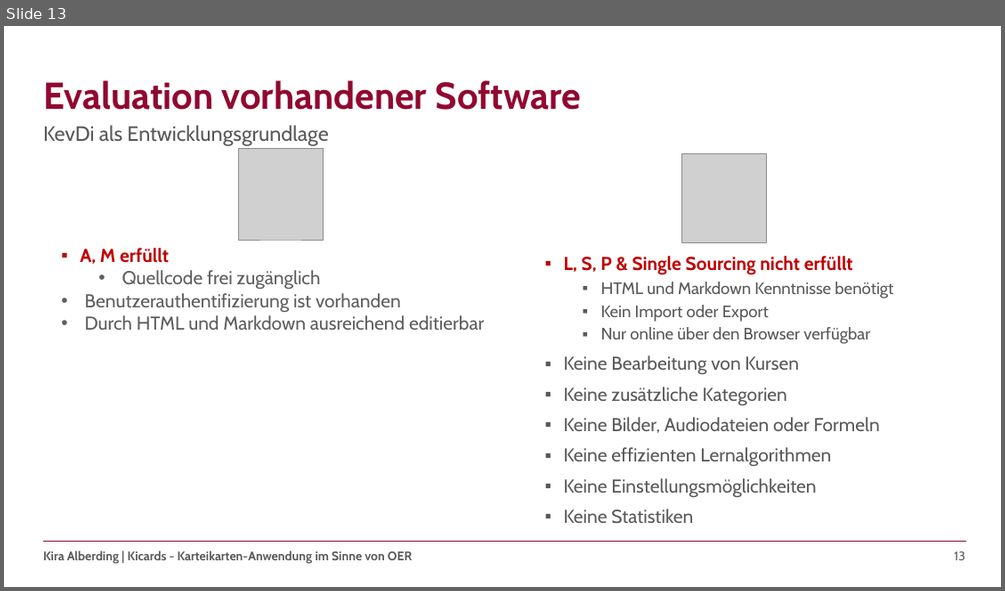
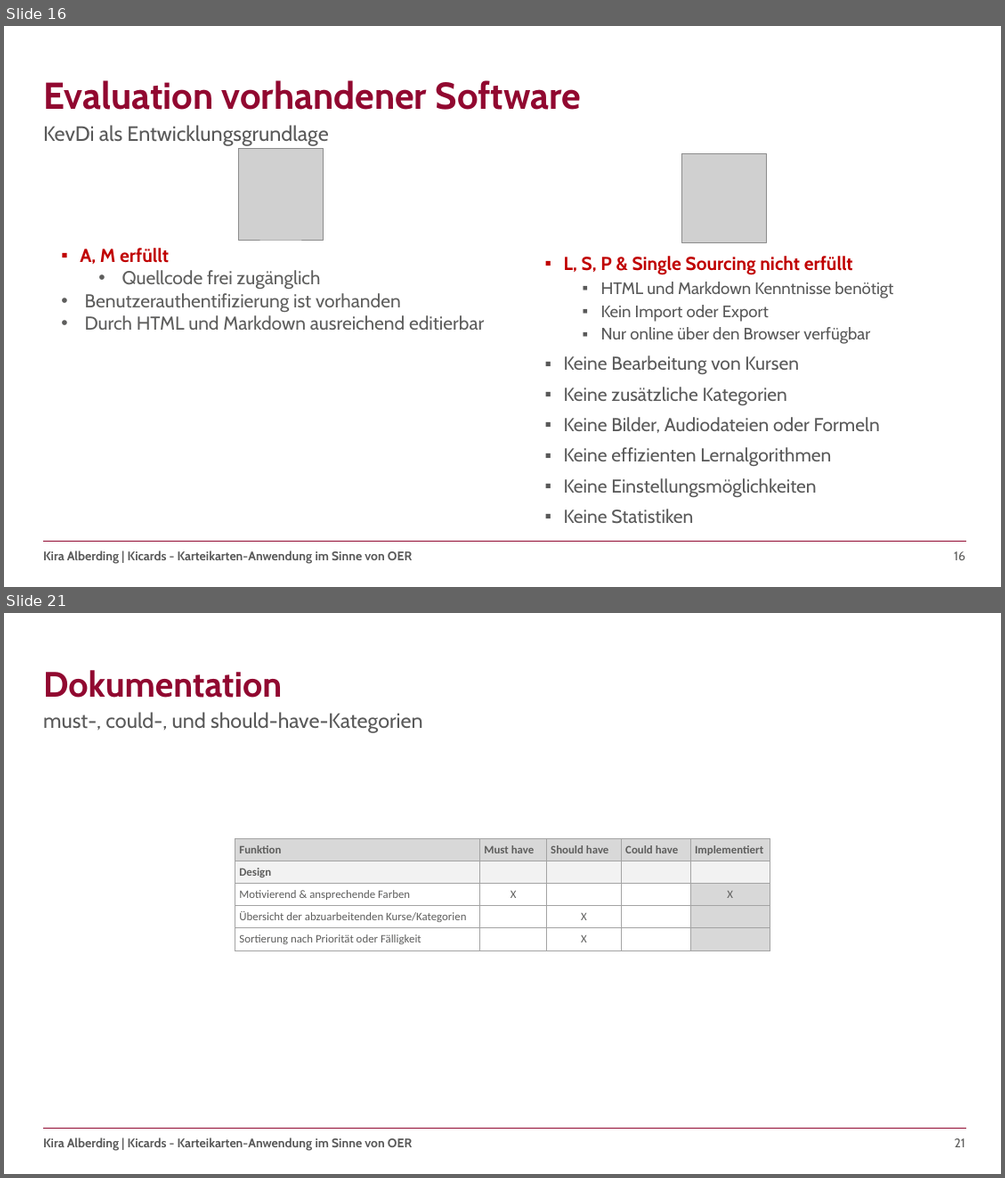
Before and after one commit to kalbe09/SeminararbeitOER, a slide deck: Seminararbeit - Präsentation.pptx. Shown one above the other, each under a label of ours: slide 13 before the commit, slides 16 and 21 after it; the slides between them are not shown. The pictures are 1005x591 and 1005x1178 pixels, drawn with LibreOffice and Linux fonts; fonts in the diff are those of the drawing; grey boxes stand for pictures; background and template pictures are left out. Boxes give left, top, right and bottom in pixels: in the first picture for what was removed or moved away, otherwise in the second. Text is boxed around its words. In the diff, an @@ line names an element or a change of style, - is before the commit and + after.

Commit message:
Dokumentation, Ende und paar Animationen

```diff
--- a/Seminararbeit - Präsentation.pptx
+++ b/Seminararbeit - Präsentation.pptx
@@ slide 21 added at box(4, 613, 1001, 1174), background #FFFFFF; not listed: 3 template elements that a slide beside it also shows @@
@@ title added at box(43, 670, 282, 698), 34 pt, text #910830, bold @@
+Dokumentation
@@ text added at box(43, 712, 422, 732), 20 pt, text #595959 @@
+must-, could-, und should-have-Kategorien
@@ table added at box(235, 838, 769, 948), 5 rows, 5 columns @@
+Funktion | Must have | Should have | Could have | Implementiert
+Design |  |  |  | 
+Motivierend & ansprechende Farben | X |  |  | X
+Übersicht der abzuarbeitenden Kurse/Kategorien |  | X |  | 
+Sortierung nach Priorität oder Fälligkeit |  | X |  | 
@@ what was slide 13 is now slide 16 @@
@@ page number at box(954, 551, 965, 560): text changed @@
-13
+16
```
Also in this commit, not shown: 4 slides changed, 12 other slides added, 5 slides removed.
